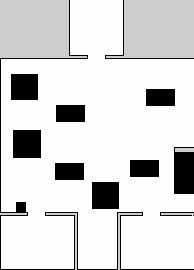
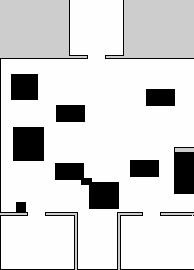
Two versions of the same layered image (194×270). Layer-by-layer changes:
painted on "keepout_mask.pgm" over [13, 127, 92, 209]
